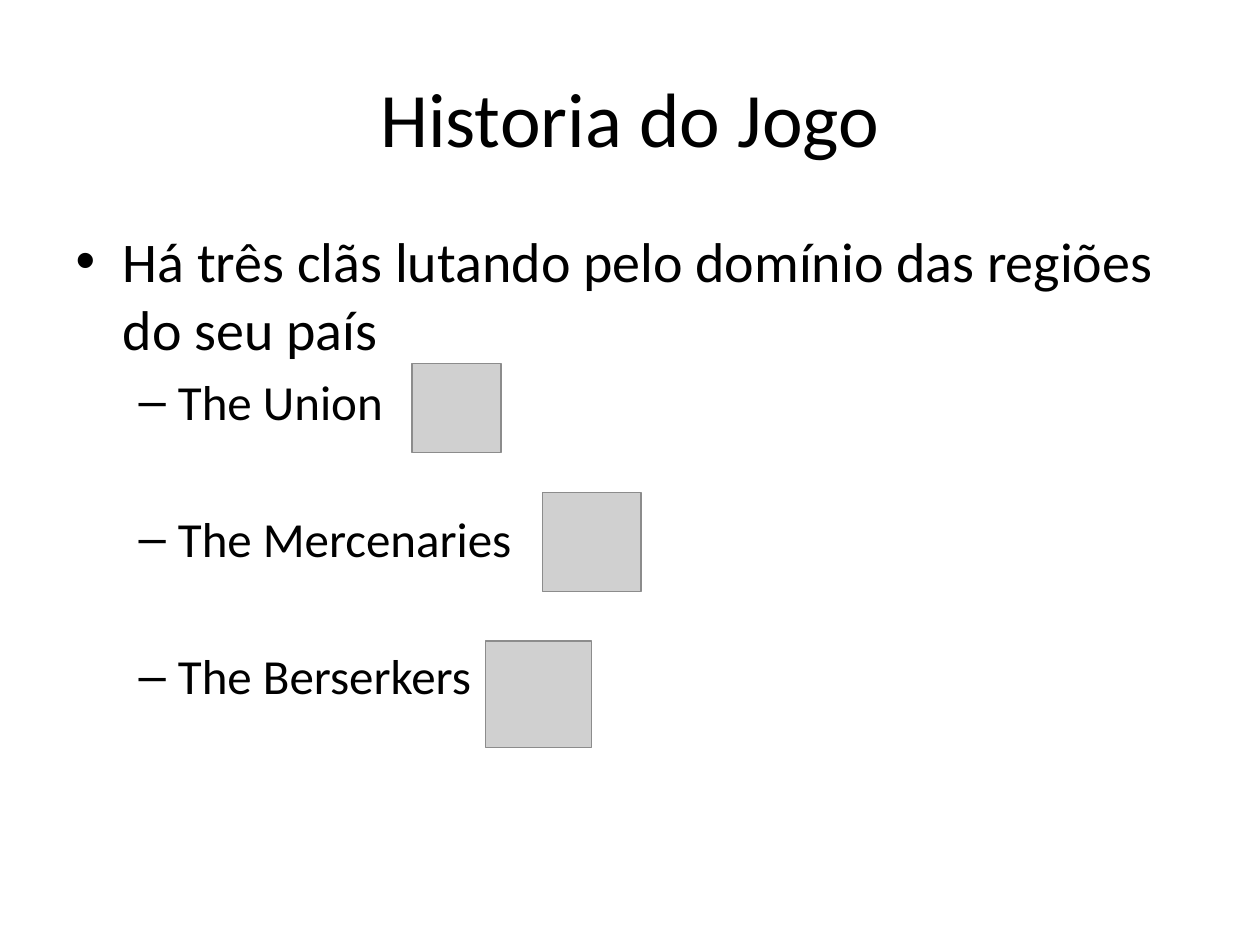
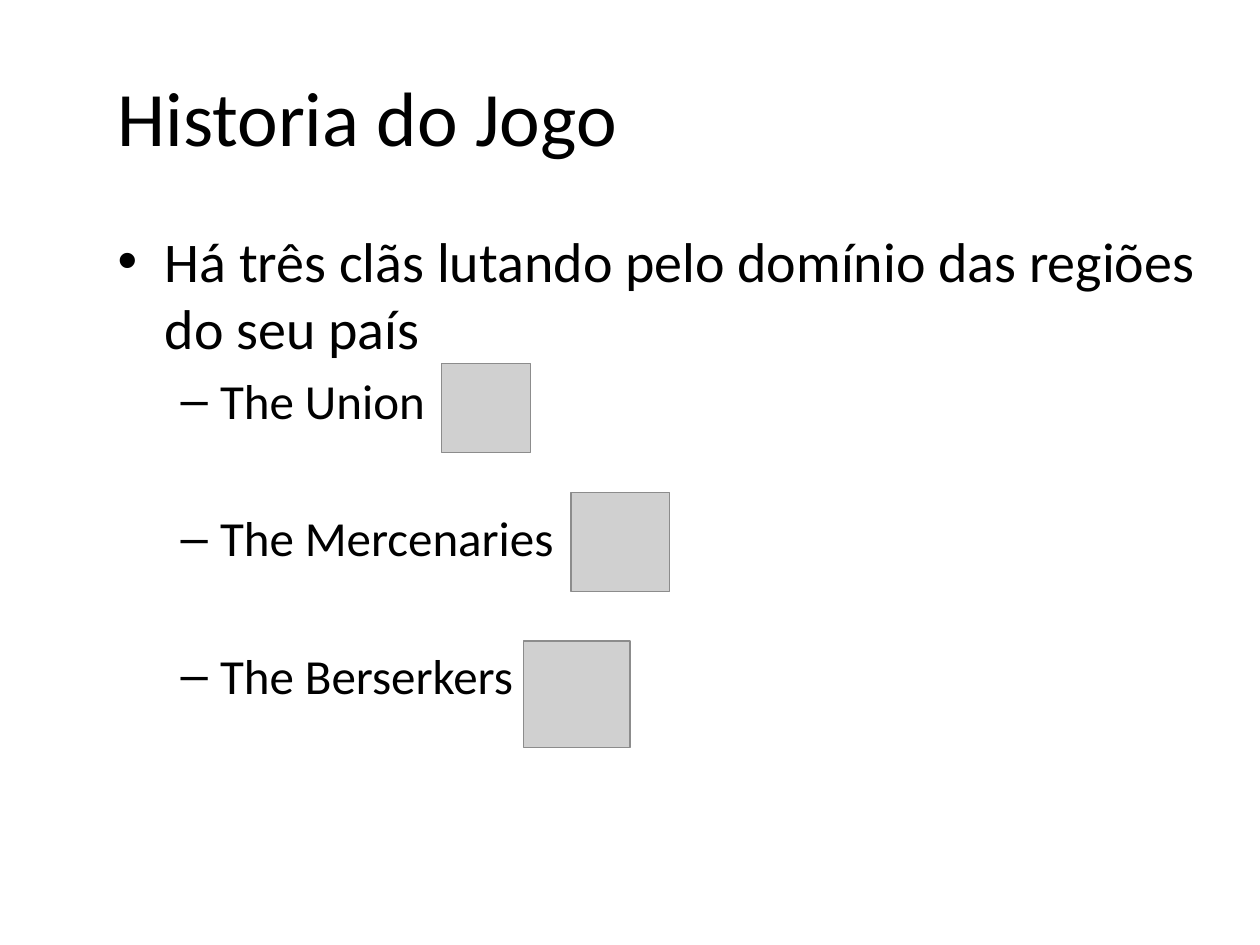
Before and after one commit to stockrt/InvisibleBattlefields, a slide deck: slide 4 of Documents/apresentacao.pptx. Drawn at 1260x945 pixels with LibreOffice and Linux fonts; fonts in the diff are those of the drawing; grey boxes stand for pictures; background and template pictures are left out. Boxes give left, top, right and bottom in pixels: in the first picture for what was removed or moved away, otherwise in the second. Text is boxed around its words. In the diff, an @@ line names an element or a change of style, - is before the commit and + after.

```diff
--- a/Documents/apresentacao.pptx
+++ b/Documents/apresentacao.pptx
@@ title "Historia do Jogo": place and size @@
-title "Historia do Jogo" at [380,93,879,161]
+title "Historia do Jogo" at [118,92,616,160]
@@ title "Historia do Jogo" at [118,92,616,160]: alignment centre to left @@
@@ text "Há três clãs lutando pelo ...": place and size @@
-text "Há três clãs lutando pelo ..." at [123,243,1152,695]
+text "Há três clãs lutando pelo ..." at [165,243,1194,695]
@@ picture: place and size @@
-picture at [412,363,501,452]
+picture at [442,363,532,452]
@@ picture: place and size @@
-picture at [542,493,640,592]
+picture at [571,493,669,592]
@@ picture: place and size @@
-picture at [485,641,591,747]
+picture at [524,641,630,747]
```
Also in this commit, not shown: 28 other slides changed, 5 slides added, 1 slide removed.
